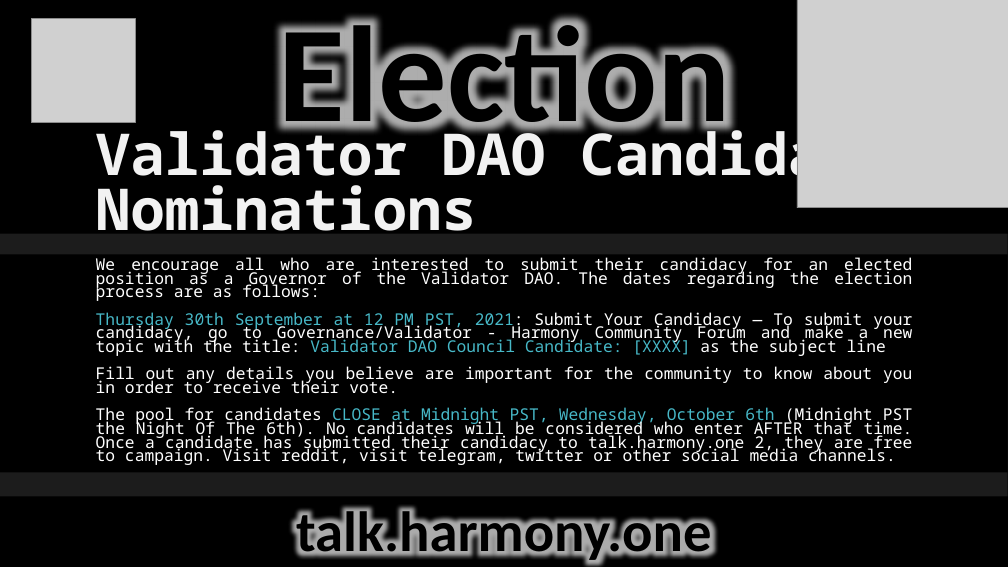
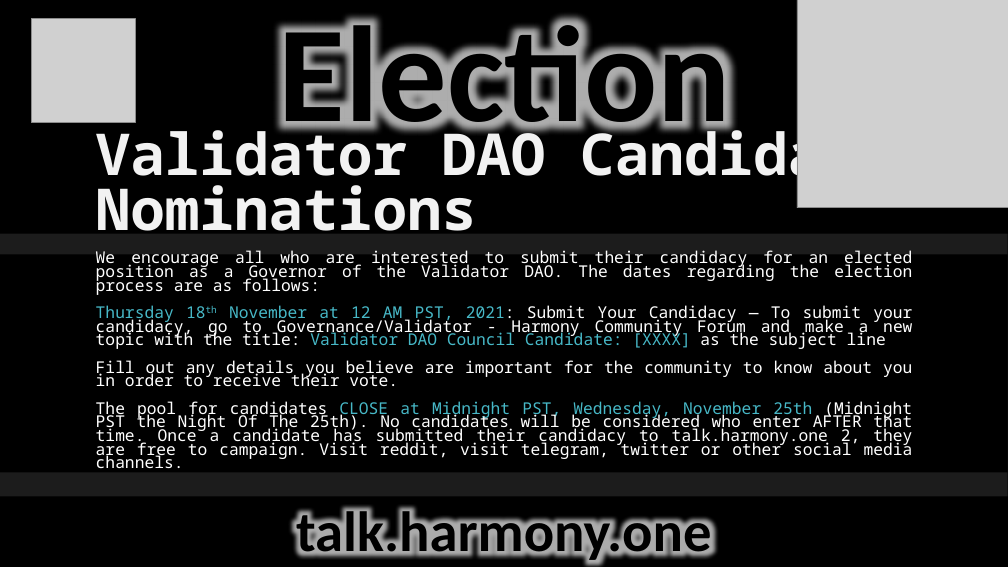
Before and after one commit to harmony-one-vdao/dao_twitter, a slide deck: slide 1 of tweet_data/media/election/call_for_candidates.pptx. Drawn at 1008x567 pixels with LibreOffice and Linux fonts; fonts in the diff are those of the drawing; grey boxes stand for pictures; background and template pictures are left out. Boxes give left, top, right and bottom in pixels: in the first picture for what was removed or moved away, otherwise in the second. Text is boxed around its words. In the diff, an @@ line names an element or a change of style, - is before the commit and + after.

Commit message:
[ADD] call for candidates update

```diff
--- a/tweet_data/media/election/call_for_candidates.pptx
+++ b/tweet_data/media/election/call_for_candidates.pptx
@@ subtitle at (96, 305, 912, 349): text changed @@
-Thursday 30th September at 12 PM PST, 2021: Submit Your Candidacy — To submit your candidacy, go to Governance/Validator - Harmony Community Forum and make a new topic with the title: Validator DAO Council Candidate: [XXXX] as the subject line
+Thursday 18th November at 12 AM PST, 2021: Submit Your Candidacy — To submit your candidacy, go to Governance/Validator - Harmony Community Forum and make a new topic with the title: Validator DAO Council Candidate: [XXXX] as the subject line
@@ subtitle at (96, 401, 913, 468): text changed @@
-The pool for candidates CLOSE at Midnight PST, Wednesday, October 6th (Midnight PST the Night Of The 6th). No candidates will be considered who enter AFTER that time. Once a candidate has submitted their candidacy to talk.harmony.one 2, they are free to campaign. Visit reddit, visit telegram, twitter or other social media channels.
+The pool for candidates CLOSE at Midnight PST, Wednesday, November 25th (Midnight PST the Night Of The 25th). No candidates will be considered who enter AFTER that time. Once a candidate has submitted their candidacy to talk.harmony.one 2, they are free to campaign. Visit reddit, visit telegram, twitter or other social media channels.
```
Also in this commit, not shown: 3 other files.
